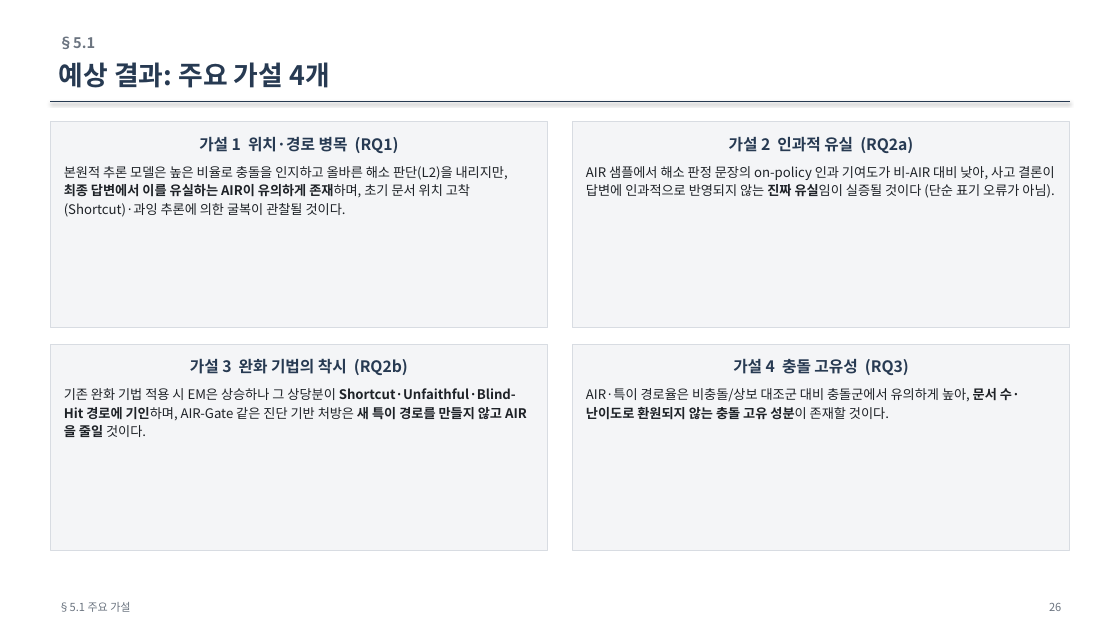
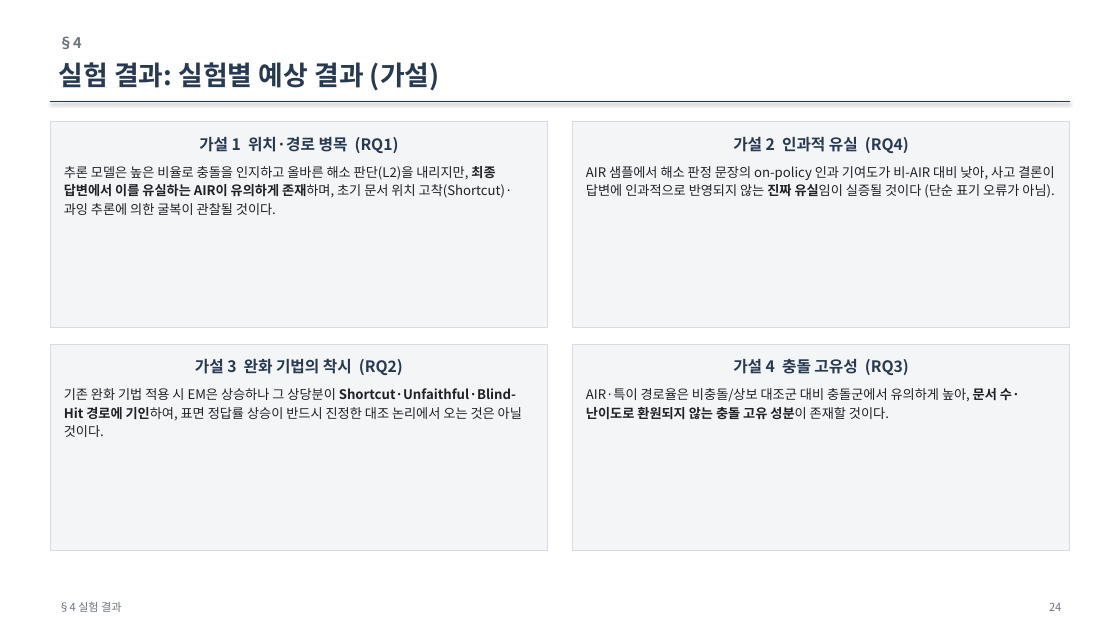
Before and after one commit to jin-ryu/temporal-conflict-qa, a slide deck: slide 24 of docs/ThinkConflict_연구보고.pptx (slide 26 before the commit). Drawn at 1120x630 pixels with LibreOffice and Linux fonts; fonts in the diff are those of the drawing. Boxes give left, top, right and bottom in pixels: in the first picture for what was removed or moved away, otherwise in the second. Text is boxed around its words. In the diff, an @@ line names an element or a change of style, - is before the commit and + after.

Commit message:
docs: ThinkConflict 계획서 대개편 — 진단 프레임워크를 1차 기여로 전면화(기여 목록·한줄요약 신설), 실험 재구성(귀속통제 통합·인과개입 truncation+resampling 한정, AIR-Gate/steering/attention/로드맵 제거), 지표·라벨타당성·측정규약 표준화, 실험결과 섹션 신설·References 스타일화·RQ/헤딩 순번 통일 + PPT 동기화

```diff
--- a/docs/ThinkConflict_연구보고.pptx
+++ b/docs/ThinkConflict_연구보고.pptx
@@ text at bbox=[59, 36, 82, 49]: text changed @@
-§5.1
+§4
@@ text at bbox=[59, 62, 440, 91]: text changed @@
-예상 결과: 주요 가설 4개
+실험 결과: 실험별 예상 결과 (가설)
@@ text in rectangle at bbox=[733, 136, 909, 153]: text changed @@
-가설 2 인과적 유실 (RQ2a)
+가설 2 인과적 유실 (RQ4)
@@ text in rectangle at bbox=[64, 166, 513, 215]: text changed @@
-본원적 추론 모델은 높은 비율로 충돌을 인지하고 올바른 해소 판단(L2)을 내리지만, 최종 답변에서 이를 유실하는 AIR이 유의하게 존재하며, 초기 문서 위치 고착(Shortcut)·과잉 추론에 의한 굴복이 관찰될 것이다.
+추론 모델은 높은 비율로 충돌을 인지하고 올바른 해소 판단(L2)을 내리지만, 최종 답변에서 이를 유실하는 AIR이 유의하게 존재하며, 초기 문서 위치 고착(Shortcut)·과잉 추론에 의한 굴복이 관찰될 것이다.
@@ text in rectangle at bbox=[64, 358, 522, 437]: text changed; bold off @@
-가설 3 완화 기법의 착시 (RQ2b)
-기존 완화 기법 적용 시 EM은 상승하나 그 상당분이 Shortcut·Unfaithful·Blind-Hit 경로에 기인하며, AIR-Gate 같은 진단 기반 처방은 새 특이 경로를 만들지 않고 AIR을 줄일 것이다.
+가설 3 완화 기법의 착시 (RQ2)
+기존 완화 기법 적용 시 EM은 상승하나 그 상당분이 Shortcut·Unfaithful·Blind-Hit 경로에 기인하여, 표면 정답률 상승이 반드시 진정한 대조 논리에서 오는 것은 아닐 것이다.
@@ text at bbox=[59, 602, 121, 612]: text changed @@
-§5.1 주요 가설
+§4 실험 결과
@@ text at bbox=[1049, 603, 1061, 611]: text changed @@
-26
+24
```
Also in this commit, not shown: 17 other slides changed, 1 slide added, 2 slides removed, 2 other files.
